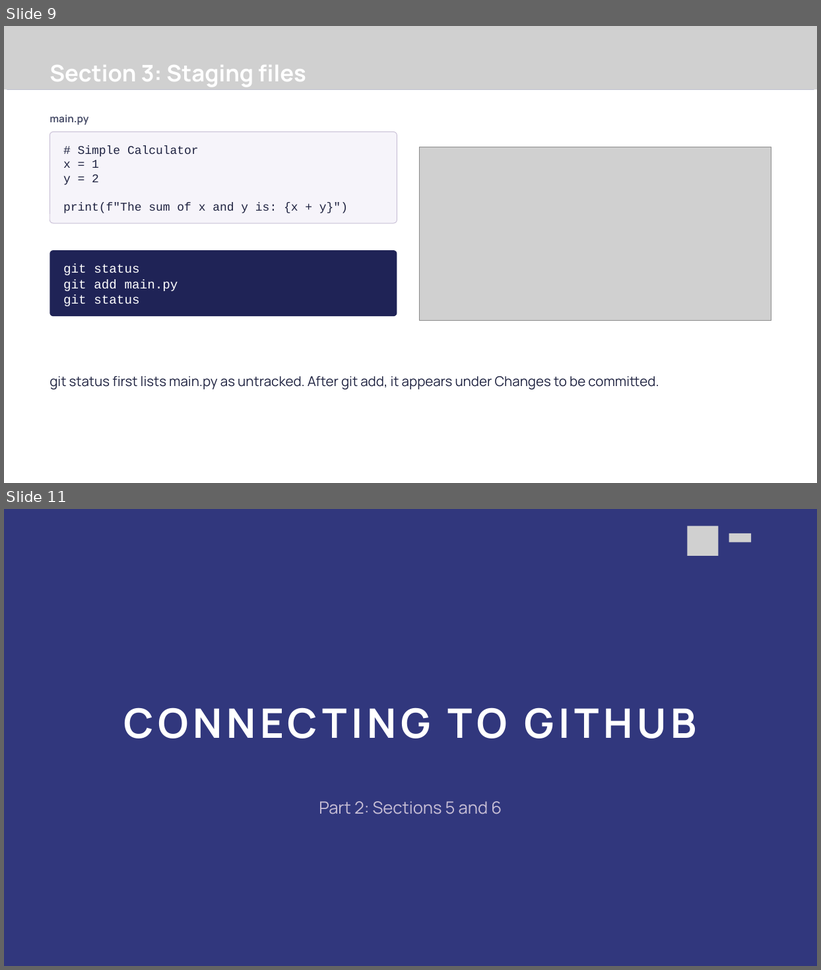
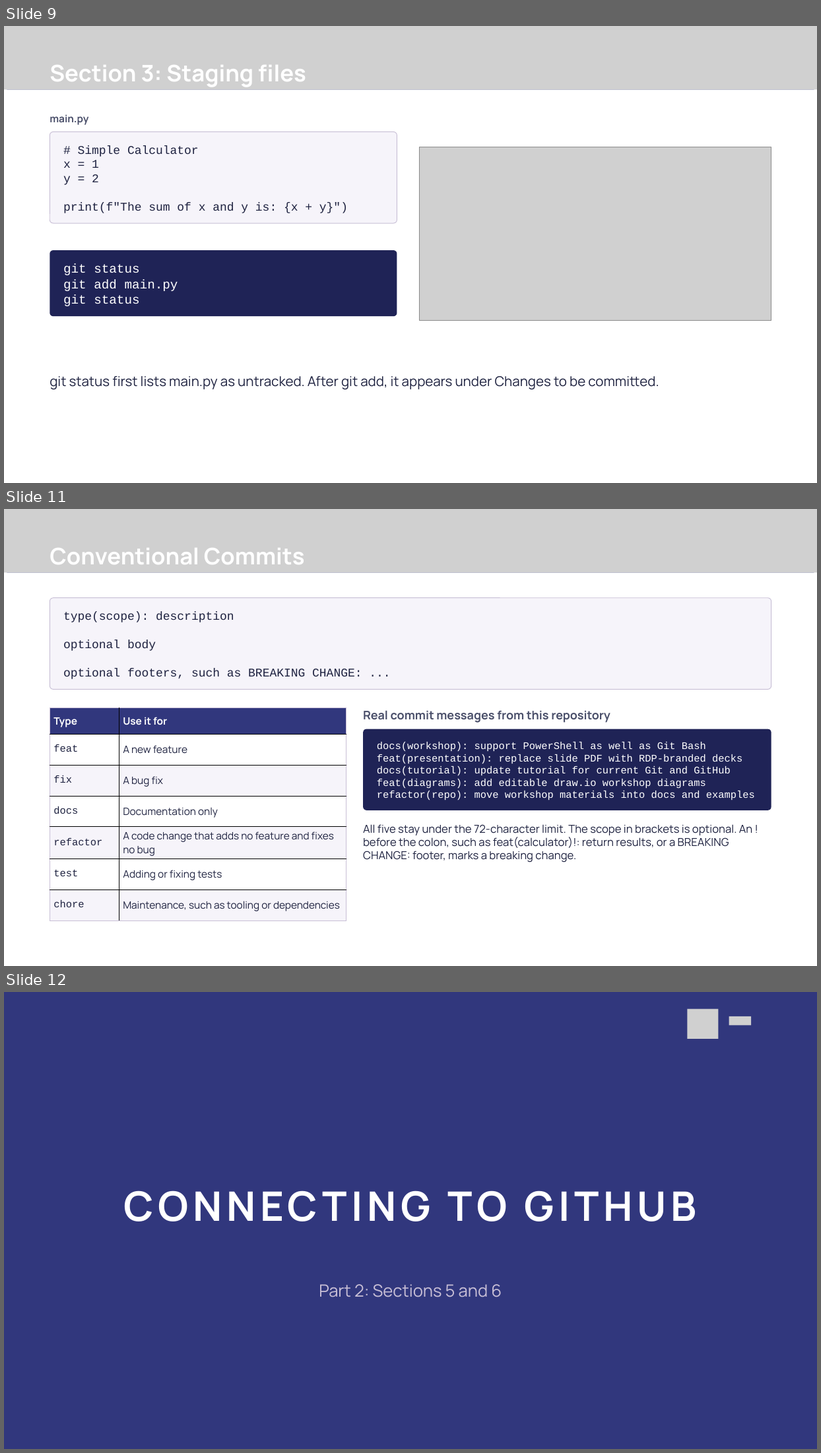
Before and after one commit to Revolution-Data-Platforms/Introduction-to-Git-Workshop, a slide deck: presentation/introduction-to-git-workshop.pptx. Shown one above the other, each under a label of ours: slides 9 and 11 before the commit, slides 9, 11 and 12 after it; the slides between them are not shown. The pictures are 821x970 and 821x1453 pixels, drawn with LibreOffice and Linux fonts; fonts in the diff are those of the drawing; grey boxes stand for pictures; background and template pictures are left out. Boxes give left, top, right and bottom in pixels: in the first picture for what was removed or moved away, otherwise in the second. Text is boxed around its words. In the diff, an @@ line names an element or a change of style, - is before the commit and + after.

Commit message:
docs(workshop): teach Conventional Commits
Commit messages, the pull request title and the check-in assessment now follow the Conventional Commits standard, with a new slide in each deck and real examples from this repository. PowerShell commands that differ from Git Bash appear in their own labelled blocks, and the commit history diagram uses the new message style.

```diff
--- a/presentation/introduction-to-git-workshop.pptx
+++ b/presentation/introduction-to-git-workshop.pptx
@@ slide 11 added at (x1=4, y1=509, x2=817, y2=966), background #FFFFFF @@
@@ freeform shape added at (x1=4, y1=509, x2=817, y2=573), fill #31377D @@
@@ picture added at (x1=4, y1=509, x2=817, y2=573) @@
@@ picture added at (x1=687, y1=526, x2=718, y2=556) @@
@@ text added at (x1=50, y1=548, x2=305, y2=564), 40.5 pt, text #FFFFFF, bold @@
+Conventional Commits
@@ picture added at (x1=729, y1=533, x2=751, y2=543) @@
@@ rounded rectangle added at (x1=50, y1=598, x2=771, y2=690), fill #F6F4FA, outline #C8BFD6 1.13 pt, 21 pt, text #1E2240 @@
+type(scope): description
+optional body
+optional footers, such as BREAKING CHANGE: ...
@@ table added at (x1=50, y1=708, x2=346, y2=920), 7 rows, 2 columns @@
+Type | Use it for
+feat | A new feature
+fix | A bug fix
+docs | Documentation only
+refactor | A code change that adds no feature and fixes no bug
+test | Adding or fixing tests
+chore | Maintenance, such as tooling or dependencies
@@ text added at (x1=363, y1=711, x2=611, y2=723), 21 pt, text #4A4F6A, bold @@
+Real commit messages from this repository
@@ rounded rectangle added at (x1=363, y1=729, x2=771, y2=811), fill #1F2356, 18 pt, text #FFFFFF @@
+docs(workshop): support PowerShell as well as Git Bash
+feat(presentation): replace slide PDF with RDP-branded decks
+docs(tutorial): update tutorial for current Git and GitHub
+feat(diagrams): add editable draw.io workshop diagrams
+refactor(repo): move workshop materials into docs and examples
@@ text added at (x1=363, y1=824, x2=752, y2=863), 19.5 pt, text #1E2240 @@
+All five stay under the 72-character limit. The scope in brackets is optional. An ! before the colon, such as feat(calculator)!: return results, or a BREAKING CHANGE: footer, marks a breaking change.
@@ what was slide 11 is now slide 12 @@
```
Also in this commit, not shown: 6 slides changed, 8 other files.
